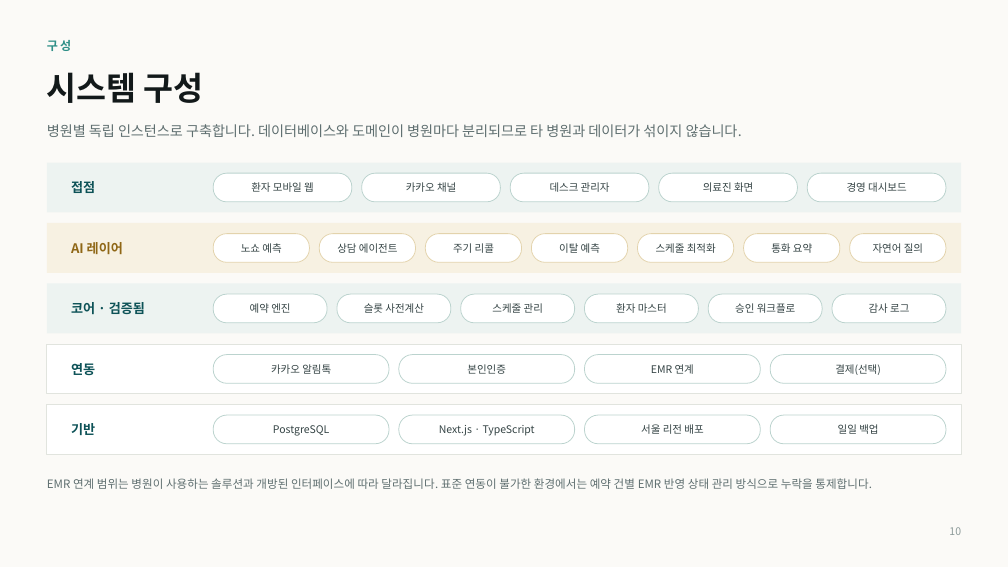
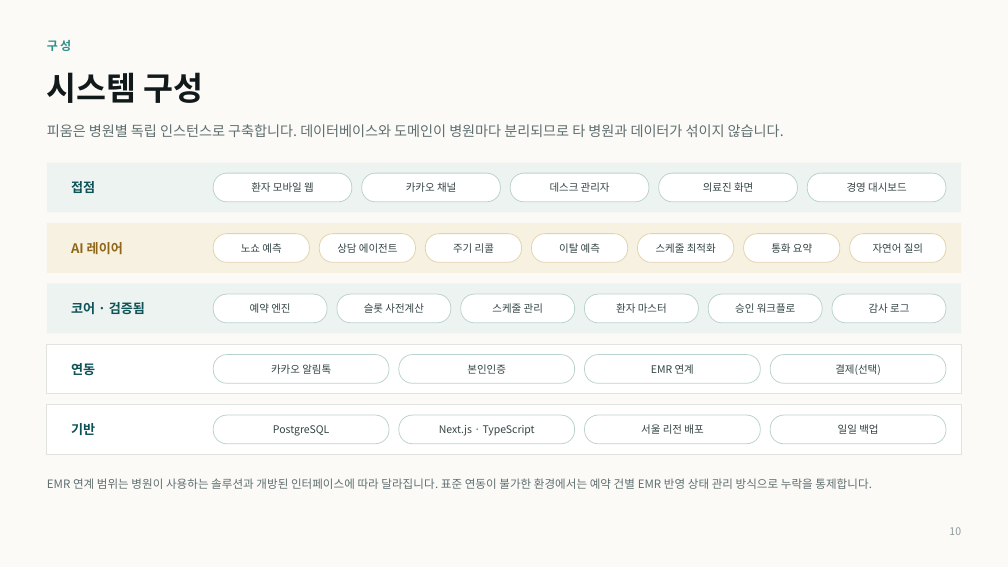
Before and after one commit to niceverygood/maria-reservation, a slide deck: slide 10 of docs/ai-smart-crm-proposal.pptx. Drawn at 1008x567 pixels with LibreOffice and Linux fonts; fonts in the diff are those of the drawing. Boxes give left, top, right and bottom in pixels: in the first picture for what was removed or moved away, otherwise in the second. Text is boxed around its words. In the diff, an @@ line names an element or a change of style, - is before the commit and + after.

```diff
--- a/docs/ai-smart-crm-proposal.pptx
+++ b/docs/ai-smart-crm-proposal.pptx
@@ text at [47, 124, 784, 137]: text changed @@
-병원별 독립 인스턴스로 구축합니다. 데이터베이스와 도메인이 병원마다 분리되므로 타 병원과 데이터가 섞이지 않습니다.
+피움은 병원별 독립 인스턴스로 구축합니다. 데이터베이스와 도메인이 병원마다 분리되므로 타 병원과 데이터가 섞이지 않습니다.
```
Also in this commit, not shown: 4 other slides changed, 3 other files.
